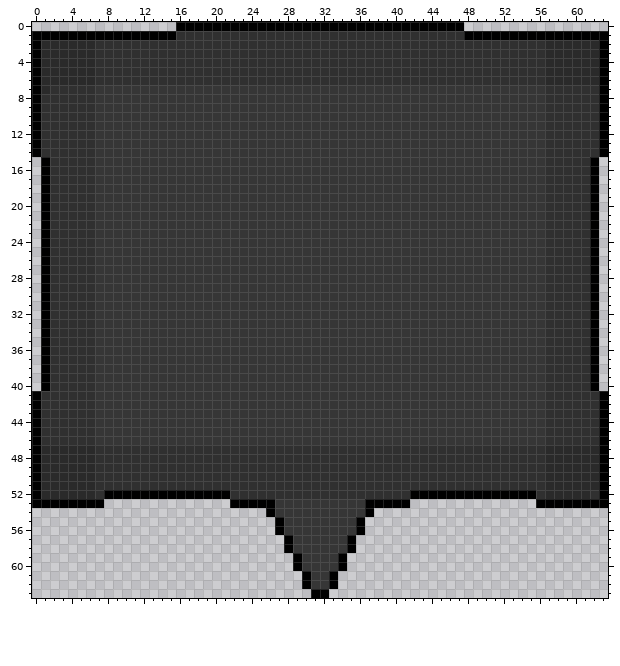
Pixel-art file, stored at Summoner_Survival/Assets/Art/Text_box.aseprite. The picture above is the old version.
64x64 pixels, 1 frame. Colours within 5 levels of each other are drawn and written as one.
After:
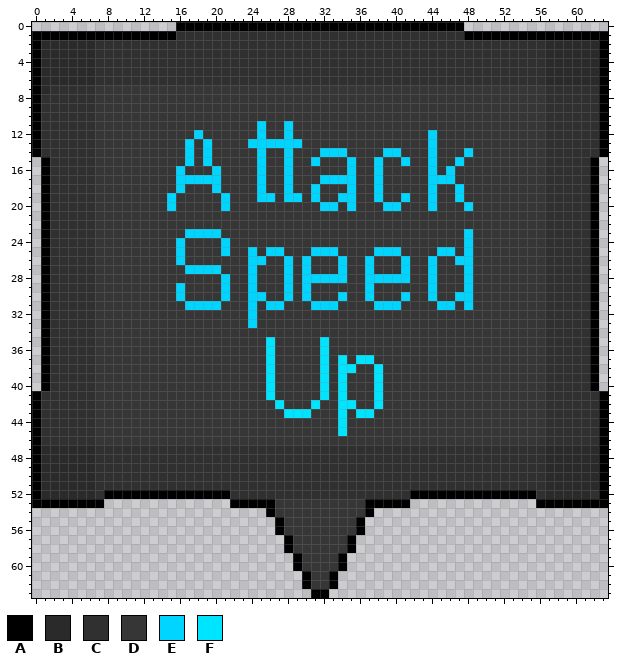
Palette (. is transparent): A #000000  B #2a2a2a  C #303030  D #363636  E #00d5ff  F #00e5ff
The edit:
layer "Layer 3" added
Layer "Layer 3":
y 11: x 25 D -> E; x 28 D -> E
y 12: x 18 D -> E; x 25 D -> E; x 28 D -> E; x 44 D -> E
y 13: x 17 D -> E; x 19 D -> E; x 24..29 DDDDDD -> EEEEEE; x 44 D -> E
y 14: x 17 D -> E; x 19 D -> E; x 25 D -> E; x 28 D -> E; x 32..34 DDD -> EEE; x 39..40 DD -> EE; x 44 D -> E; x 48 D -> E
y 15: x 17 D -> E; x 19 D -> E; x 25 D -> E; x 28 D -> E; x 31 D -> E; x 35 D -> E; x 38 D -> E; x 41 D -> E; x 44 D -> E; x 47 D -> E
y 16: x 16 D -> E; x 20 D -> E; x 25 D -> E; x 28 D -> E; x 35 D -> E; x 38 D -> E; x 44 D -> E; x 46 D -> E
y 17: x 16..20 DDDDD -> EEEEE; x 25 D -> E; x 28 D -> E; x 32..35 DDDD -> EEEE; x 38 D -> E; x 44..46 DDD -> EEE
y 18: x 16 D -> E; x 20 D -> E; x 25 D -> E; x 28 D -> E; x 31 D -> E; x 35 D -> E; x 38 D -> E; x 44 D -> E; x 47 D -> E
y 19: x 15 D -> E; x 21 D -> E; x 25..26 DD -> EE; x 28..29 DD -> EE; x 31 D -> E; x 34..35 DD -> EE; x 38 D -> E; x 41 D -> E; x 44 D -> E; x 47 D -> E
y 20: x 15 D -> E; x 21 D -> E; x 32..33 DD -> EE; x 35 D -> E; x 39..40 DD -> EE; x 44 D -> E; x 48 D -> E
y 23: x 17..20 DDDD -> EEEE; x 48 D -> E
y 24: x 16 D -> E; x 21 D -> E; x 48 D -> E
y 25: x 16 D -> E; x 21 D -> E; x 24 D -> E; x 26..27 DD -> EE; x 31..33 DDD -> EEE; x 38..40 DDD -> EEE; x 45..46 DD -> EE; x 48 D -> E
y 26: x 16 D -> E; x 24..25 DD -> EE; x 28 D -> E; x 30 D -> E; x 34 D -> E; x 37 D -> E; x 41 D -> E; x 44 D -> E; x 47..48 DD -> EE
y 27: x 17..20 DDDD -> EEEE; x 24 D -> E; x 28 D -> E; x 30 D -> E; x 34 D -> E; x 37 D -> E; x 41 D -> E; x 44 D -> E; x 48 D -> E
y 28: x 21 D -> E; x 24 D -> E; x 28 D -> E; x 30..34 DDDDD -> EEEEE; x 37..41 DDDDD -> EEEEE; x 44 D -> E; x 48 D -> E
y 29: x 16 D -> E; x 21 D -> E; x 24 D -> E; x 28 D -> E; x 30 D -> E; x 37 D -> E; x 44 D -> E; x 48 D -> E
y 30: x 16 D -> E; x 21 D -> E; x 24..25 DD -> EE; x 28 D -> E; x 30 D -> E; x 34 D -> E; x 37 D -> E; x 41 D -> E; x 44 D -> E; x 47..48 DD -> EE
y 31: x 17..20 DDDD -> EEEE; x 24 D -> E; x 26..27 DD -> EE; x 31..33 DDD -> EEE; x 38..40 DDD -> EEE; x 45..46 DD -> EE; x 48 D -> E
y 32..33: x 24 D -> E
y 35..36: x 26 D -> F; x 32 D -> F
y 37: x 26 D -> F; x 32 D -> F; x 34 D -> F; x 36..37 DD -> FF
y 38: x 26 D -> F; x 32 D -> F; x 34..35 DD -> FF; x 38 D -> F
y 39..41: x 26 D -> F; x 32 D -> F; x 34 D -> F; x 38 D -> F
y 42: x 27 D -> F; x 31 D -> F; x 34..35 DD -> FF; x 38 D -> F
y 43: x 28..30 DDD -> FFF; x 34 D -> F; x 36..37 DD -> FF
y 44..45: x 34 D -> F
Pixel boxes of the changes (left, top, right, bottom) in both pictures:
changed: (167, 121, 473, 436)
